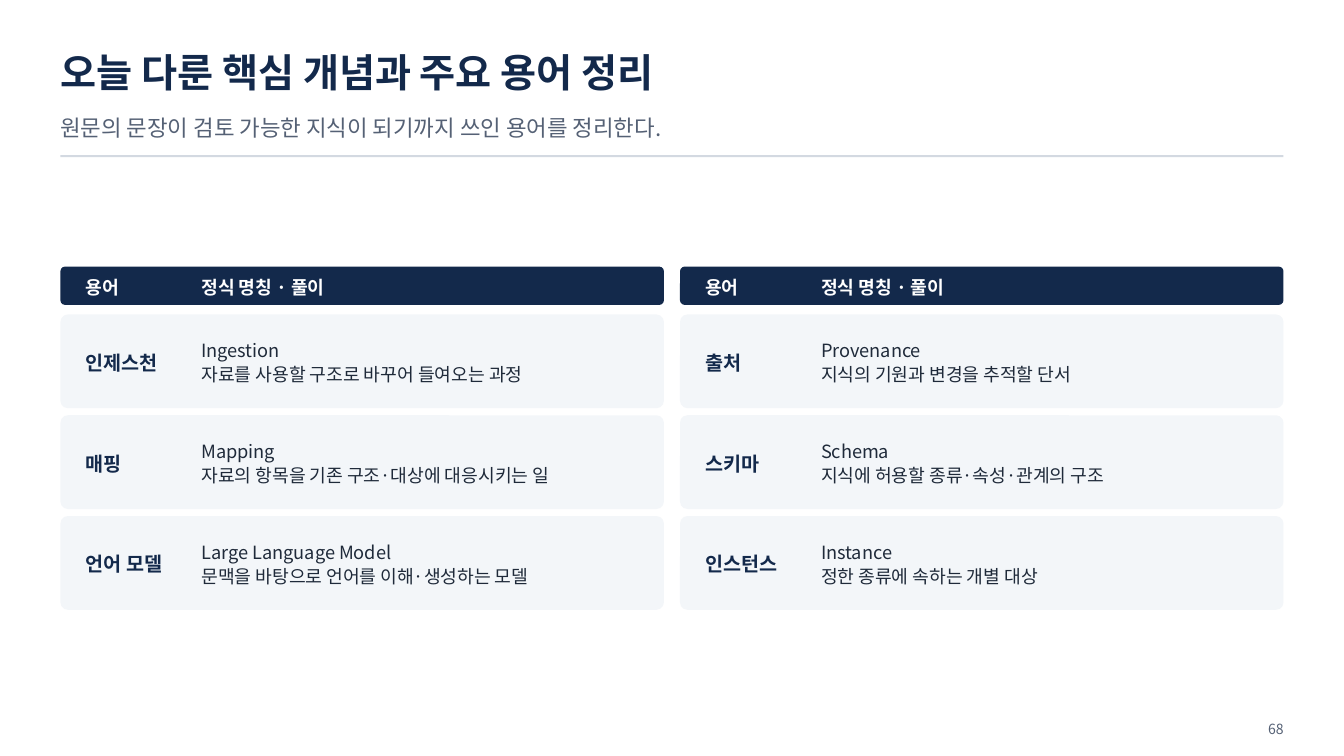
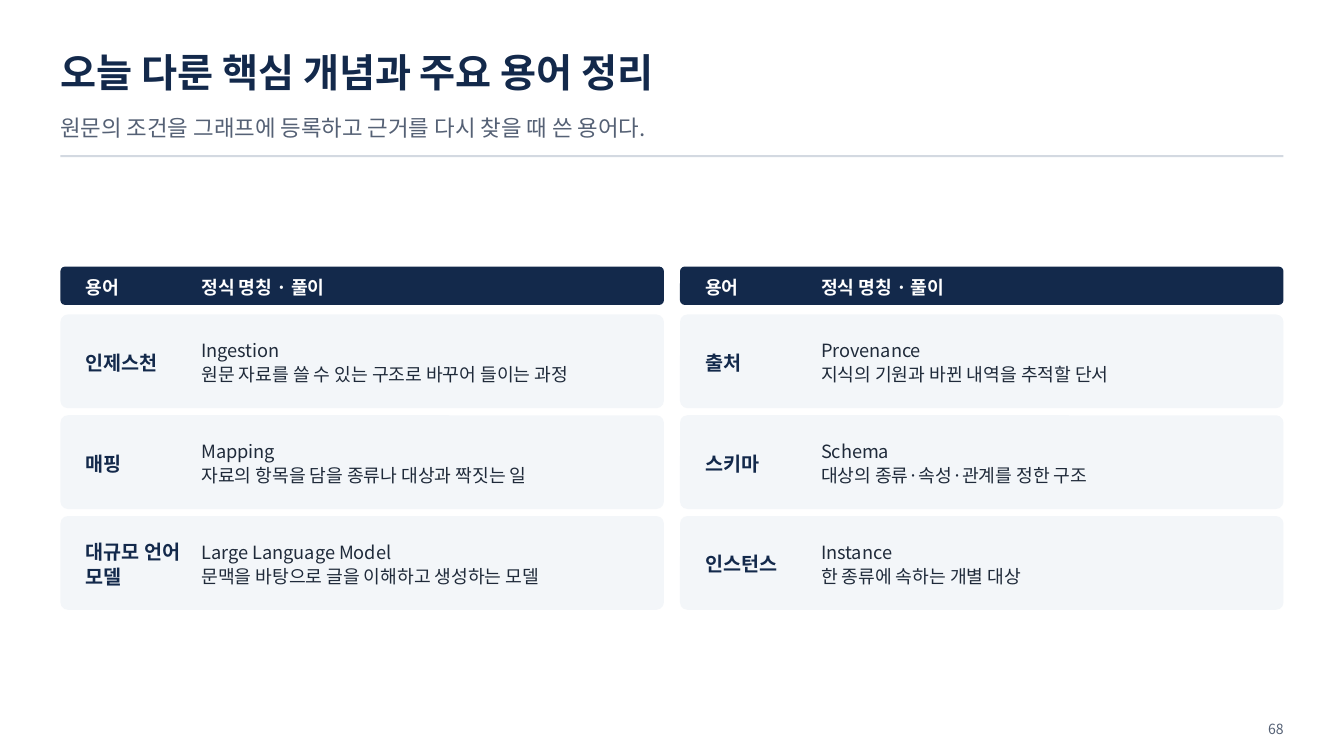
Before and after one commit to uengine-oss/hyd-iot-edu, a slide deck: slide 68 of workspace/강의제작/산출물/통합반/이론/04회차/통합반_04일차.pptx. Drawn at 1344x756 pixels with LibreOffice and Linux fonts; fonts in the diff are those of the drawing. Boxes give left, top, right and bottom in pixels: in the first picture for what was removed or moved away, otherwise in the second. Text is boxed around its words. In the diff, an @@ line names an element or a change of style, - is before the commit and + after.

Commit message:
통합반 4회차 복습·퀴즈 67~73장을 바로잡고 두 편의 실제 렌더·낭독과 제작 입력을 검증한다

```diff
--- a/workspace/강의제작/산출물/통합반/이론/04회차/통합반_04일차.pptx
+++ b/workspace/강의제작/산출물/통합반/이론/04회차/통합반_04일차.pptx
@@ text at <box>60,117,646,138</box>: text changed @@
-원문의 문장이 검토 가능한 지식이 되기까지 쓰인 용어를 정리한다.
+원문의 조건을 그래프에 등록하고 근거를 다시 찾을 때 쓴 용어다.
@@ text at <box>201,366,568,383</box>: text changed @@
-자료를 사용할 구조로 바꾸어 들여오는 과정
+원문 자료를 쓸 수 있는 구조로 바꾸어 들이는 과정
@@ text at <box>821,365,1108,383</box>: text changed @@
-지식의 기원과 변경을 추적할 단서
+지식의 기원과 바뀐 내역을 추적할 단서
@@ text at <box>201,467,527,484</box>: text changed @@
-자료의 항목을 기존 구조·대상에 대응시키는 일
+자료의 항목을 담을 종류나 대상과 짝짓는 일
@@ text at <box>821,467,1087,484</box>: text changed @@
-지식에 허용할 종류·속성·관계의 구조
+대상의 종류·속성·관계를 정한 구조
@@ text at <box>86,542,180,586</box>: text changed @@
-언어 모델
+대규모 언어 모델
@@ text at <box>201,568,539,585</box>: text changed @@
-문맥을 바탕으로 언어를 이해·생성하는 모델
+문맥을 바탕으로 글을 이해하고 생성하는 모델
@@ text at <box>821,568,1021,585</box>: text changed @@
-정한 종류에 속하는 개별 대상
+한 종류에 속하는 개별 대상
```
Also in this commit, not shown: 5 other slides changed, 25 other files.
